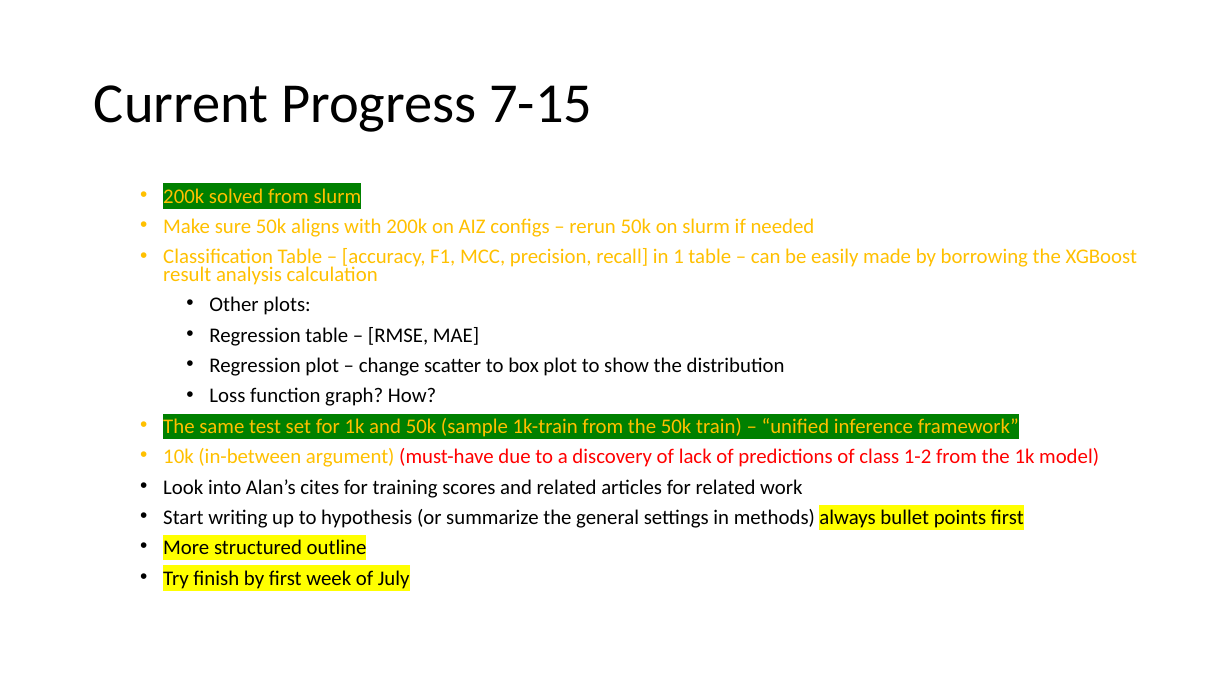
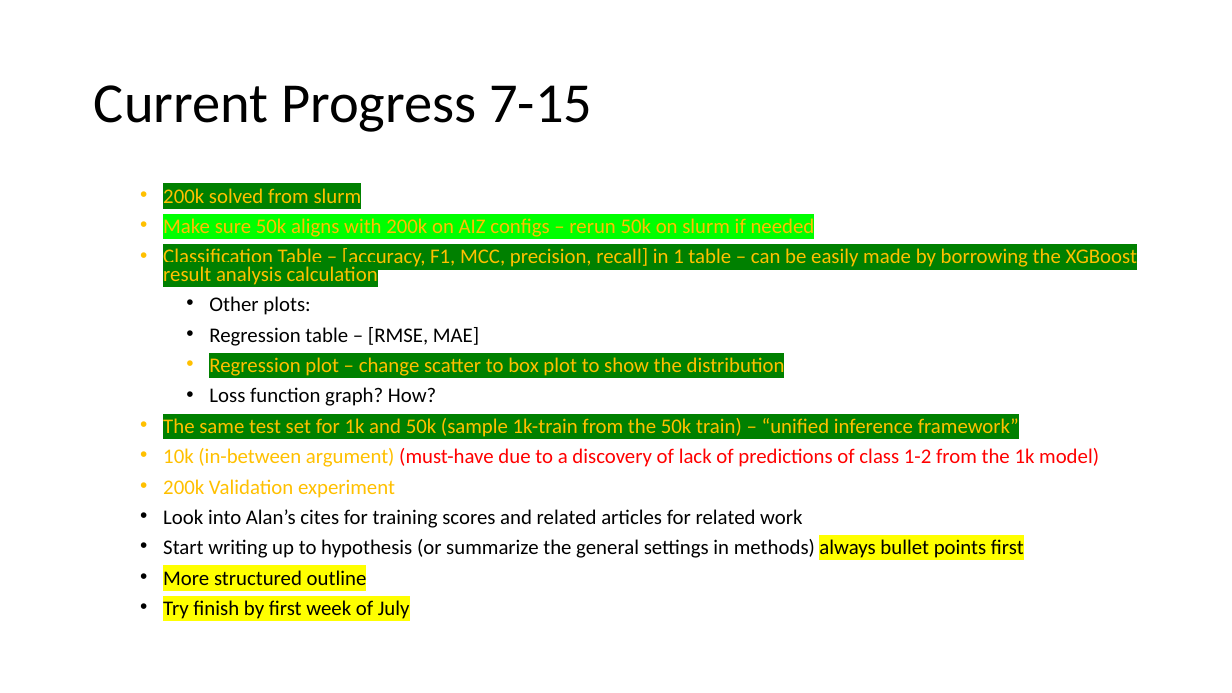
Before and after one commit to penguin9360/master_thesis, a slide deck: slide 9 of experiment/Thesis progress.pptx. Drawn at 1232x693 pixels with LibreOffice and Linux fonts; fonts in the diff are those of the drawing. Boxes give left, top, right and bottom in pixels: in the first picture for what was removed or moved away, otherwise in the second. Text is boxed around its words. In the diff, an @@ line names an element or a change of style, - is before the commit and + after.

Commit message:
thesis progress update 25-07

```diff
--- a/experiment/Thesis progress.pptx
+++ b/experiment/Thesis progress.pptx
@@ text at [163, 216, 1137, 378]: highlight none to #00FF00 in "Make sure 50k aligns with 200k on ..."; highlight none to #008000 in "Classification Table – [accuracy, F1, MCC, precision, ...", "Regression plot – change scatter to box ..."; text colour #000000 to #FFC000 in "Regression plot – change scatter to box ..." @@
@@ text at [163, 479, 395, 498]: paragraph added @@
+      • 200k Validation experiment
```
